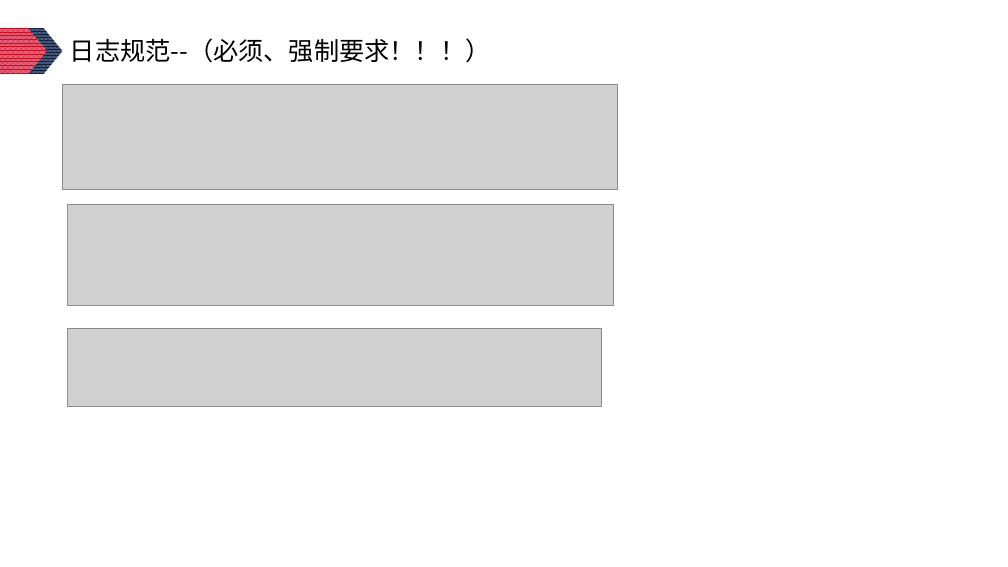
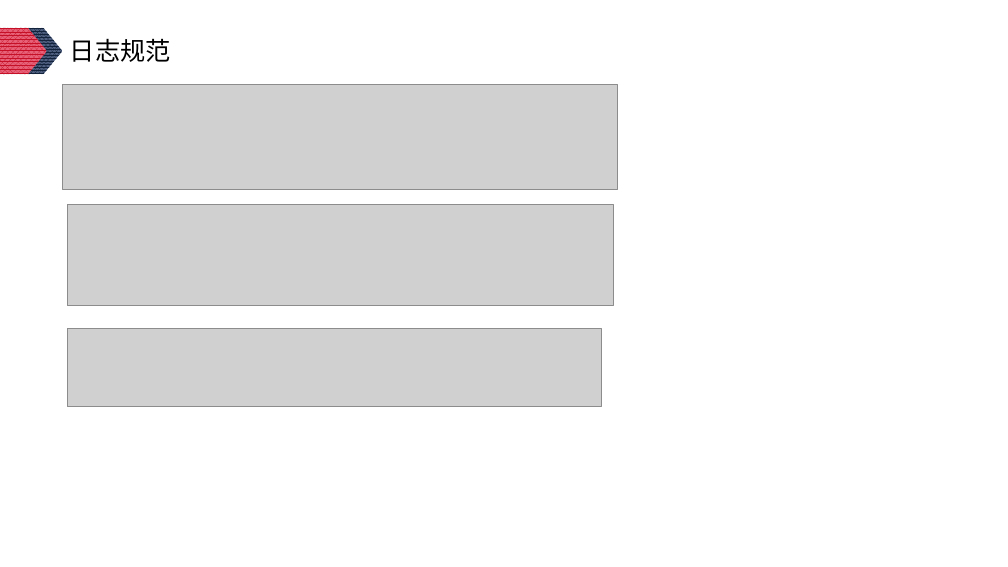
Before and after one commit to Lunzqd/codingProtocol, a slide deck: slide 24 of java开发手册知识分享-李龙.pptx (slide 23 before the commit). Drawn at 1008x567 pixels with LibreOffice and Linux fonts; fonts in the diff are those of the drawing; grey boxes stand for pictures. Boxes give left, top, right and bottom in pixels: in the first picture for what was removed or moved away, otherwise in the second. Text is boxed around its words. In the diff, an @@ line names an element or a change of style, - is before the commit and + after.

```diff
--- a/java开发手册知识分享-李龙.pptx
+++ b/java开发手册知识分享-李龙.pptx
@@ text at [70, 38, 171, 62]: text changed @@
-日志规范--（必须、强制要求！！！）
+日志规范
```
Also in this commit, not shown: 6 other slides changed, 1 slide added.
